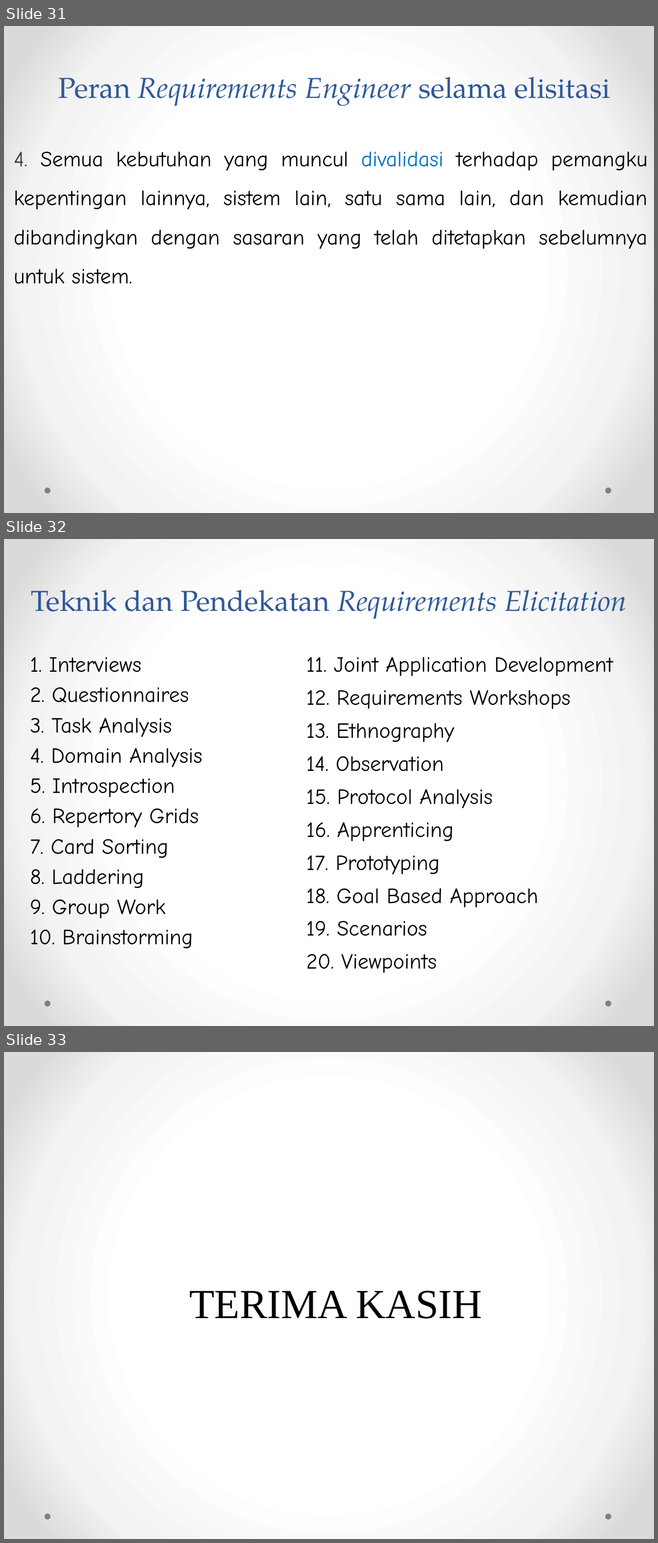
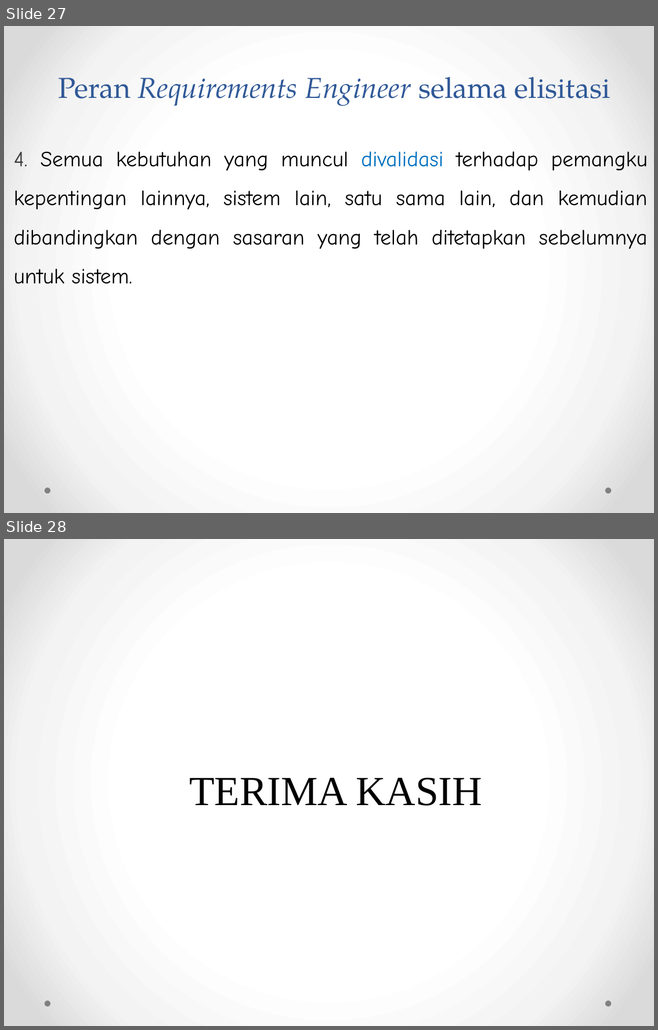
Before and after one commit to weztcy/Semester-6, a slide deck: Rekayasa Kebutuhan Perangkat Lunak - A11.4601/3. Requirements Elicitation (1) - Software Requirement Engineering - Teknik Informatika S1.pptx. Shown one above the other, each under a label of ours: slides 31, 32 and 33 before the commit, slides 27 and 28 after it. The pictures are 658x1543 and 658x1030 pixels, drawn with LibreOffice and Linux fonts; fonts in the diff are those of the drawing. Boxes give left, top, right and bottom in pixels: in the first picture for what was removed or moved away, otherwise in the second. Text is boxed around its words. In the diff, an @@ line names an element or a change of style, - is before the commit and + after.

```diff
--- a/Rekayasa Kebutuhan Perangkat Lunak - A11.4601/3. Requirements Elicitation (1) - Software Requirement Engineering - Teknik Informatika S1.pptx
+++ b/Rekayasa Kebutuhan Perangkat Lunak - A11.4601/3. Requirements Elicitation (1) - Software Requirement Engineering - Teknik Informatika S1.pptx
@@ slide 32 removed at [4,539,654,1026], background gradient #FFFFFF to #F4F4F4 to #DADADA; not listed: 2 template elements that a slide beside it also shows @@
@@ title removed at [31,589,626,619] @@
-Teknik dan Pendekatan Requirements Elicitation
@@ text removed at [30,657,202,948] @@
-1. Interviews
-2. Questionnaires
-3. Task Analysis
-4. Domain Analysis
-5. Introspection
-6. Repertory Grids
-7. Card Sorting
-8. Laddering
-9. Group Work
-10. Brainstorming
@@ text removed at [306,657,612,973] @@
-11. Joint Application Development
-12. Requirements Workshops
-13. Ethnography
-14. Observation
-15. Protocol Analysis
-16. Apprenticing
-17. Prototyping
-18. Goal Based Approach
-19. Scenarios
-20. Viewpoints
@@ what was slide 31 is now slide 27 @@
@@ what was slide 33 is now slide 28 @@
```
Also in this commit, not shown: 4 other slides removed, 17 other files.
